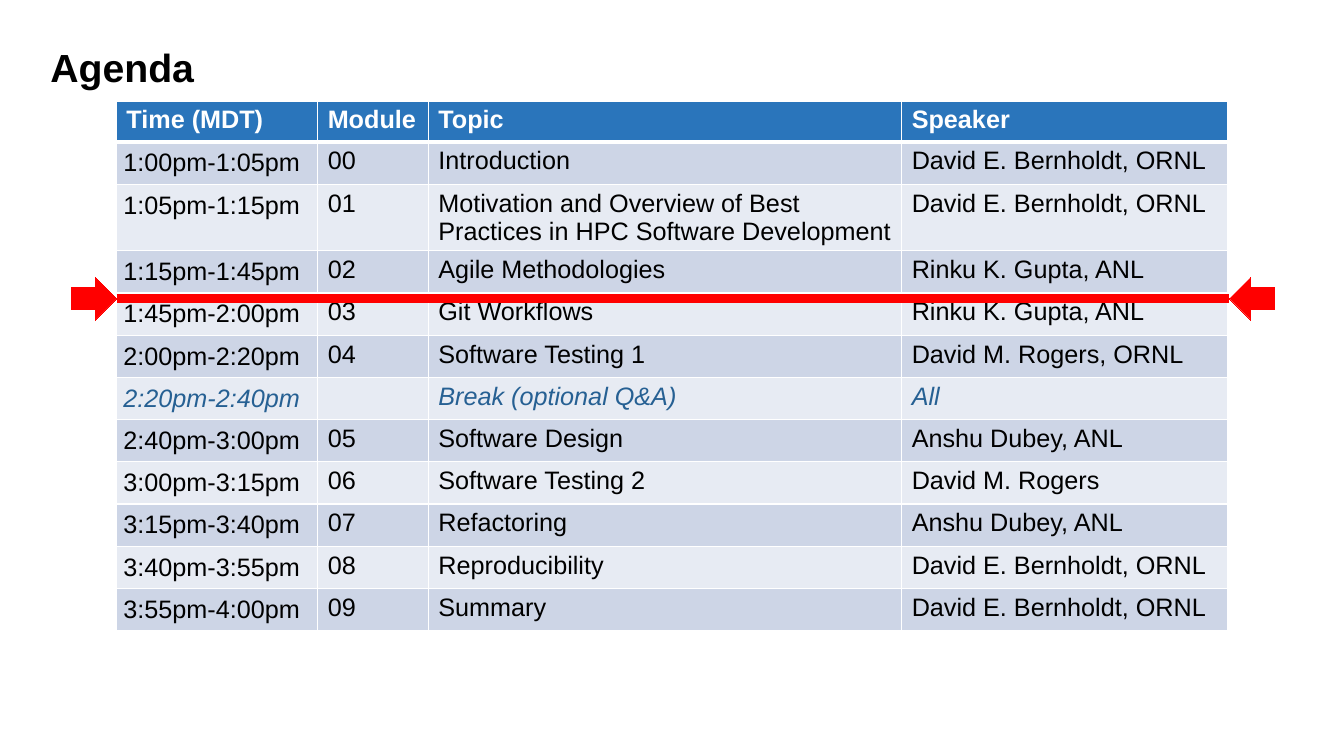
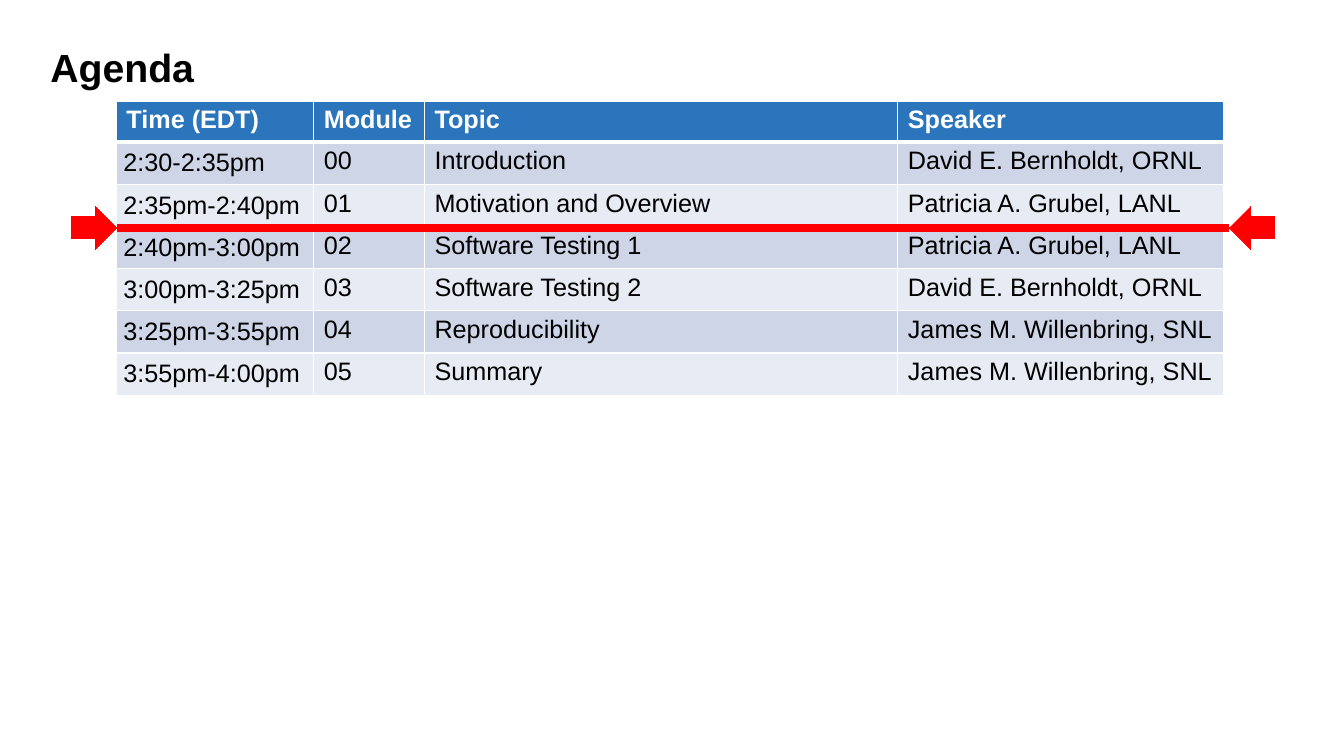
Before and after one commit to bssw-tutorial/presentations, a slide deck: slide 3 of agenda-master.pptx (slide 4 before the commit). Drawn at 1344x756 pixels with LibreOffice and Linux fonts; fonts in the diff are those of the drawing. Boxes give left, top, right and bottom in pixels: in the first picture for what was removed or moved away, otherwise in the second. Text is boxed around its words. In the diff, an @@ line names an element or a change of style, - is before the commit and + after.

Commit message:
Update agenda and license master slides for ECP AM tutorial

```diff
--- a/agenda-master.pptx
+++ b/agenda-master.pptx
@@ table at [116, 101, 1224, 407] @@
-row 1: Time (MDT) | Module | Topic | Speaker
-row 2: 1:00pm-1:05pm | 00 | Introduction | David E. Bernholdt, ORNL
-row 3: 1:05pm-1:15pm | 01 | Motivation and Overview of Best Practices in HPC Software Development | David E. Bernholdt, ORNL
-row 4: 1:15pm-1:45pm | 02 | Agile Methodologies | Rinku K. Gupta, ANL
-row 5: 1:45pm-2:00pm | 03 | Git Workflows | Rinku K. Gupta, ANL
-row 6: 2:00pm-2:20pm | 04 | Software Testing 1 | David M. Rogers, ORNL
-row 7: 2:20pm-2:40pm |  | Break (optional Q&A) | All
-row 8: 2:40pm-3:00pm | 05 | Software Design | Anshu Dubey, ANL
-row 9: 3:00pm-3:15pm | 06 | Software Testing 2 | David M. Rogers
-row 10: 3:15pm-3:40pm | 07 | Refactoring | Anshu Dubey, ANL
-row 11: 3:40pm-3:55pm | 08 | Reproducibility | David E. Bernholdt, ORNL
-row 12: 3:55pm-4:00pm | 09 | Summary | David E. Bernholdt, ORNL
+row 1: Time (EDT) | Module | Topic | Speaker
+row 2: 2:30-2:35pm | 00 | Introduction | David E. Bernholdt, ORNL
+row 3: 2:35pm-2:40pm | 01 | Motivation and Overview | Patricia A. Grubel, LANL
+row 4: 2:40pm-3:00pm | 02 | Software Testing 1 | Patricia A. Grubel, LANL
+row 5: 3:00pm-3:25pm | 03 | Software Testing 2 | David E. Bernholdt, ORNL
+row 6: 3:25pm-3:55pm | 04 | Reproducibility | James M. Willenbring, SNL
+row 7: 3:55pm-4:00pm | 05 | Summary | James M. Willenbring, SNL
@@ table: place and size @@
-table at [116, 101, 1228, 654]
+table at [116, 101, 1224, 407]
@@ 2 right arrows, 1 line: place and size @@
-2 right arrows, 1 line at [72, 277, 1274, 321]
+2 right arrows, 1 line at [72, 207, 1274, 250]
```
Also in this commit, not shown: 5 other slides changed, 6 slides removed, 1 other file.
